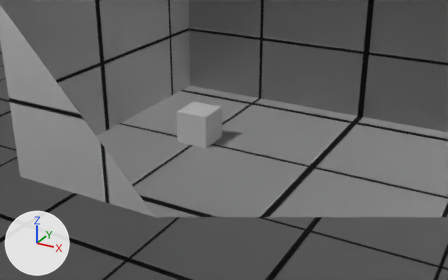
Renders of the Blender file assets/map1.blend from each side of a commit.
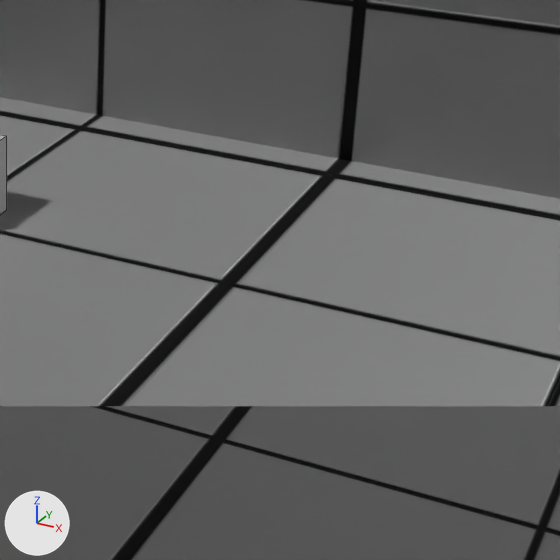
Each version is shown from a 50 mm camera at (-19.41, -6.8, 2.82) aimed at (-22.72, -0.79, -0.18), then close up on the part from 49% to 100% of the width and 18% to 100% of the height. Lighting does not change. The marker at lower left points along +X, +Y and +Z. The close-ups show mesh edges as thin lines. Everything nearer to the camera than a plane just in front of the edit is cut away.

Objects in the first close-up: 'Walls'.
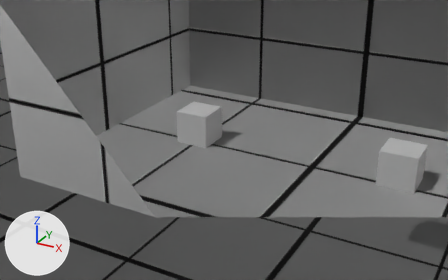
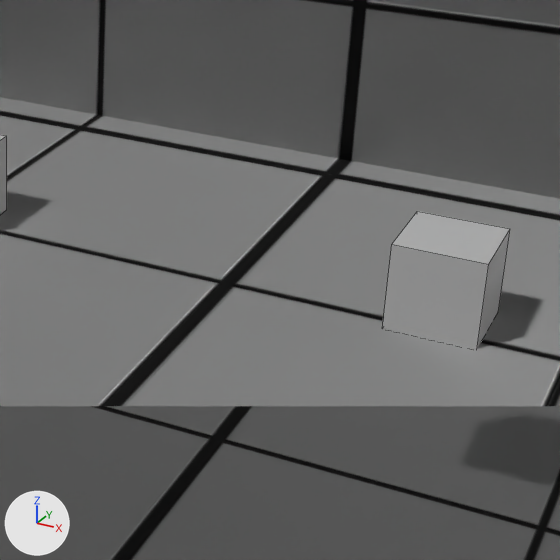
Location of each change, (x1, y1, x2, y2) in pixels of the close-ups (560 x 560 px):
```json
{"object": "EnemySpawn1", "change": "added", "after": [383, 211, 510, 349]}
```

The change, as JSON lines over the scene's bpy script:
```json
{"op": "add", "block": "ob_enemyspawn1", "code": ["ob_enemyspawn1 = bpy.data.objects.new('EnemySpawn1', me_cube_004.copy())  # the mesh of ob_redcardconsole", "ob_enemyspawn1.location = (-20.787, 0.13, -0.46)", "ob_enemyspawn1.scale = (0.229, 0.229, 0.229)"]}
```
